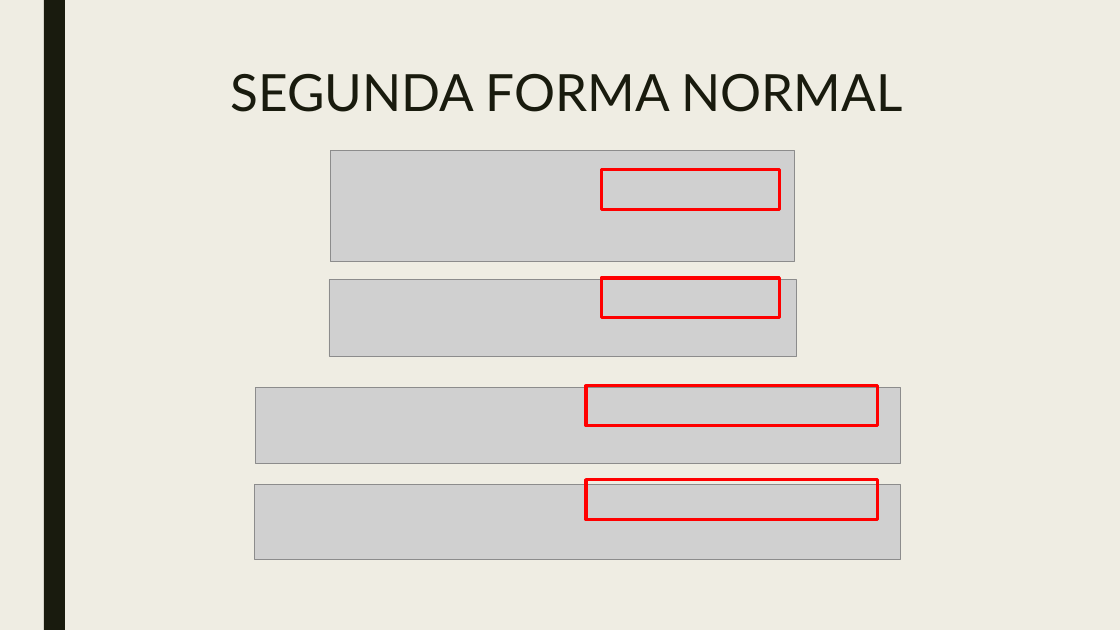
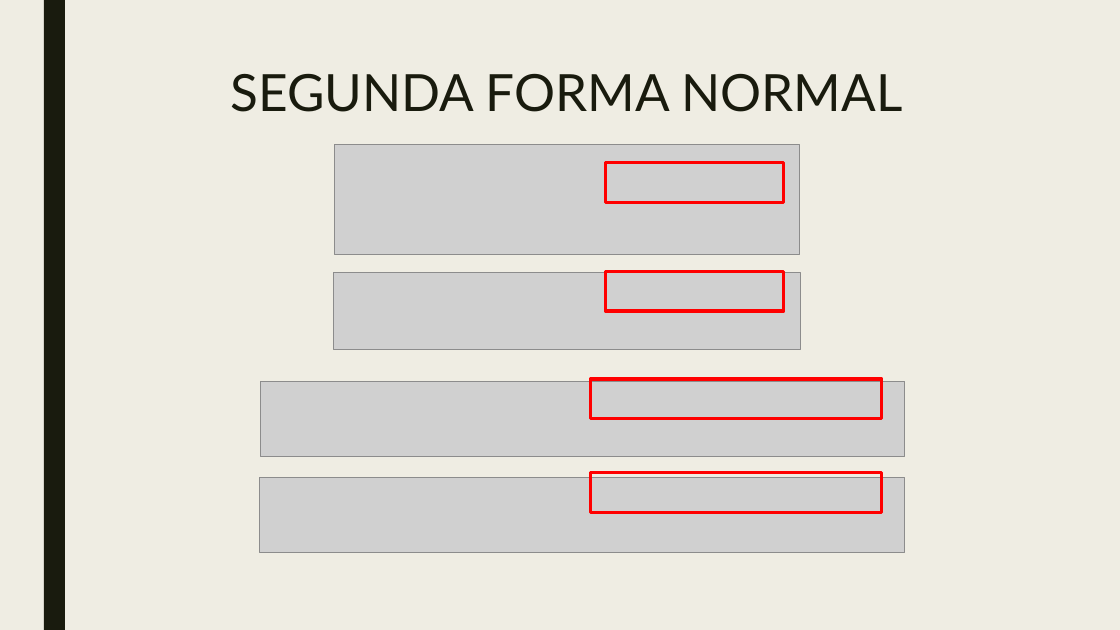
Before and after one commit to ggpereira/Fundamentos-de-BD, a slide deck: slide 8 of Apresentação/Trabalho prático fundamentos de banco de dados 2018.pptx. Drawn at 1120x630 pixels with LibreOffice and Linux fonts; fonts in the diff are those of the drawing; grey boxes stand for pictures. Boxes give left, top, right and bottom in pixels: in the first picture for what was removed or moved away, otherwise in the second. Text is boxed around its words. In the diff, an @@ line names an element or a change of style, - is before the commit and + after.

```diff
--- a/Apresentação/Trabalho prático fundamentos de banco de dados 2018.pptx
+++ b/Apresentação/Trabalho prático fundamentos de banco de dados 2018.pptx
@@ 4 pictures, 4 rectangles: place and size @@
-4 pictures, 4 rectangles at box(255, 151, 901, 559)
+4 pictures, 4 rectangles at box(260, 145, 906, 552)
```
Also in this commit, not shown: 8 other slides changed, 3 slides added, 1 other file.
